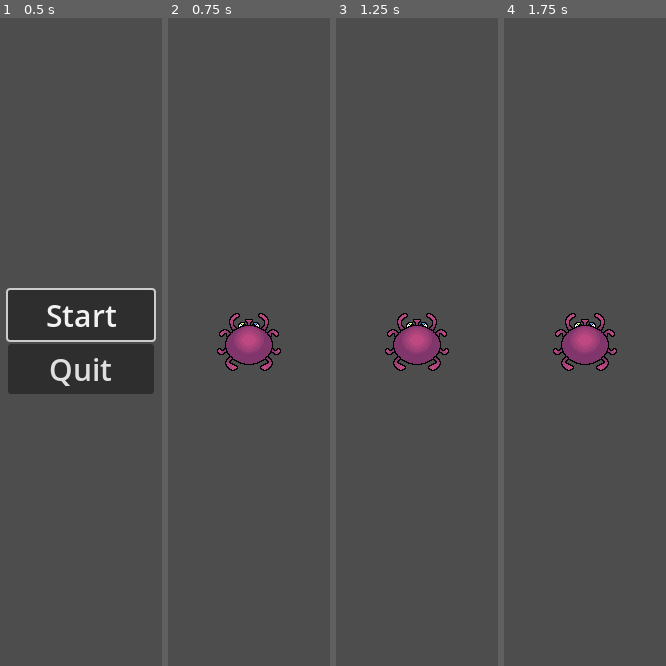
Above: before the commit, frames 1-4 (left to right).
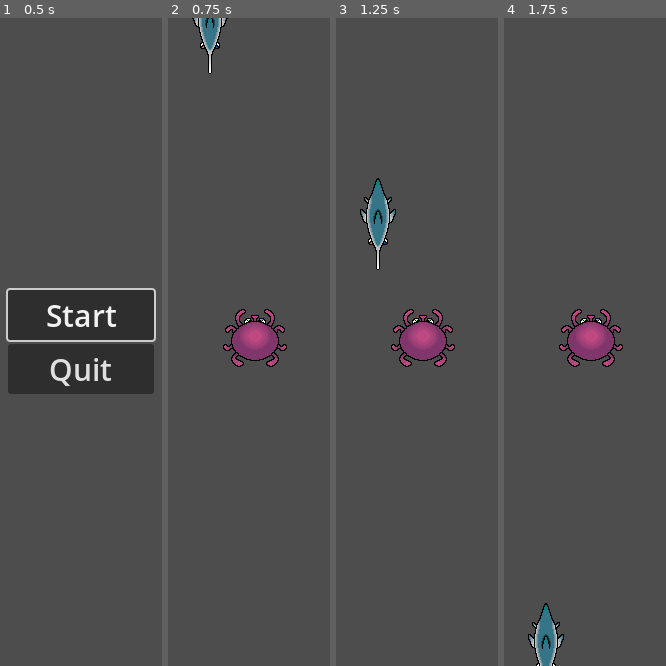
Above: after the commit, the same moments.

Repository: jonael-garcia26/OctoPause
Game: Godot game, scene res://Scenes/menu.tscn
Two runs of this game, one before a commit and one after it. Both use one fixed random seed, a clock stepped at 60 frames per second and the inputs below. Before the commit the project has no main scene; this scene is started directly in both runs.
Inputs:
- Up to frame 1 (0.5 s): no input
- Up to frame 2 (0.75 s): click "Start" at 0.5 s
- Up to frame 3 (1.25 s): no input
- Up to frame 4 (1.75 s): no input

Frame 1 is identical in both runs. In frame 2, 2.7% of the frame differs, in the area x 14-74%, y 0-55%; in frame 3, 3.3%, in the area x 14-74%, y 24-55%; in frame 4, 3.1%.

Commit message:
lo que "bregue"

Diff:
--- a/Killy.tscn
+++ /dev/null
@@ -1,18 +0,0 @@
-[gd_scene load_steps=3 format=3 uid="uid://b85abtbpuw1sq"]
-
-[ext_resource type="Texture2D" uid="uid://cmghkwgy8jely" path="res://Assets/Sprites/Killy Whaley.png" id="1_t4bqg"]
-
-[sub_resource type="CapsuleShape2D" id="CapsuleShape2D_t5wpk"]
-radius = 16.0
-height = 84.0
-
-[node name="Enemy" type="Node2D"]
-
-[node name="Sprite2D" type="Sprite2D" parent="."]
-texture_filter = 1
-texture = ExtResource("1_t4bqg")
-
-[node name="Area2D" type="Area2D" parent="."]
-
-[node name="CollisionShape2D" type="CollisionShape2D" parent="Area2D"]
-shape = SubResource("CapsuleShape2D_t5wpk")
--- /dev/null
+++ b/Scenes/Killy.tscn
@@ -0,0 +1,23 @@
+[gd_scene load_steps=3 format=3 uid="uid://ce3fuy55bbe0l"]
+
+[ext_resource type="Texture2D" uid="uid://cmghkwgy8jely" path="res://Assets/Sprites/Killy Whaley.png" id="1_t4bqg"]
+
+[sub_resource type="CapsuleShape2D" id="CapsuleShape2D_t5wpk"]
+radius = 16.0
+height = 84.0
+
+[node name="Enemy" type="Node2D"]
+
+[node name="RigidBody2D" type="RigidBody2D" parent="."]
+collision_mask = 0
+
+[node name="VisibleOnScreenNotifier2D" type="VisibleOnScreenNotifier2D" parent="RigidBody2D"]
+position = Vector2(0.5, -1.90735e-06)
+scale = Vector2(1.65, 4)
+
+[node name="Sprite2D" type="Sprite2D" parent="RigidBody2D"]
+texture_filter = 1
+texture = ExtResource("1_t4bqg")
+
+[node name="CollisionShape2D" type="CollisionShape2D" parent="RigidBody2D"]
+shape = SubResource("CapsuleShape2D_t5wpk")
--- /dev/null
+++ b/Scenes/Swordy.tscn
@@ -0,0 +1,25 @@
+[gd_scene load_steps=4 format=3 uid="uid://d2wsb3or2oqp2"]
+
+[ext_resource type="Script" path="res://Scripts/swordy.gd" id="1_asa3d"]
+[ext_resource type="Texture2D" uid="uid://df05wgsrkwqgk" path="res://Assets/Sprites/Swordy.png" id="1_pcupr"]
+
+[sub_resource type="CapsuleShape2D" id="CapsuleShape2D_cnx0k"]
+radius = 12.0
+height = 94.0
+
+[node name="Enemy" type="Node2D"]
+script = ExtResource("1_asa3d")
+
+[node name="RigidBody2D" type="RigidBody2D" parent="."]
+collision_mask = 0
+
+[node name="VisibleOnScreenNotifier2D" type="VisibleOnScreenNotifier2D" parent="RigidBody2D"]
+position = Vector2(0.5, 0)
+scale = Vector2(1.65, 4.6)
+
+[node name="Sprite2D" type="Sprite2D" parent="RigidBody2D"]
+texture_filter = 1
+texture = ExtResource("1_pcupr")
+
+[node name="CollisionShape2D" type="CollisionShape2D" parent="RigidBody2D"]
+shape = SubResource("CapsuleShape2D_cnx0k")
--- a/Scenes/main.tscn
+++ b/Scenes/main.tscn
@@ -1,10 +1,32 @@
-[gd_scene load_steps=2 format=3 uid="uid://bg5lb4oalerc5"]
+[gd_scene load_steps=5 format=3 uid="uid://c651xkkwuymva"]
 
-[ext_resource type="PackedScene" uid="uid://b20v1my2wpnvs" path="res://Scenes/player.tscn" id="1_w5njc"]
+[ext_resource type="PackedScene" uid="uid://c2awl4pj3dnt6" path="res://Scenes/player.tscn" id="1_kbfvx"]
+[ext_resource type="Script" path="res://Scripts/main.gd" id="1_st17b"]
+[ext_resource type="PackedScene" uid="uid://d2wsb3or2oqp2" path="res://Scenes/Swordy.tscn" id="3_0fcww"]
+
+[sub_resource type="Curve2D" id="Curve2D_tvcvj"]
+_data = {
+"points": PackedVector2Array(0, 0, 0, 0, -3, -2, 0, 0, 0, 0, 649, -2, 0, 0, 0, 0, 649, 646, 0, 0, 0, 0, -1, 645, 0, 0, 0, 0, -3, -2)
+}
+point_count = 5
 
 [node name="Main" type="Node2D"]
+script = ExtResource("1_st17b")
 
-[node name="Player" parent="." instance=ExtResource("1_w5njc")]
-position = Vector2(324, 324)
+[node name="EnemyTimer" type="Timer" parent="."]
+wait_time = 0.5
 
-[connection signal="body_entered" from="Player" to="Player" method="_on_body_entered"]
+[node name="Player" parent="." instance=ExtResource("1_kbfvx")]
+position = Vector2(330, 320)
+
+[node name="Swordy" parent="." instance=ExtResource("3_0fcww")]
+position = Vector2(285, -2)
+rotation = -3.14159
+
+[node name="Path" type="Path2D" parent="."]
+curve = SubResource("Curve2D_tvcvj")
+
+[node name="Spawn enemies" type="PathFollow2D" parent="Path"]
+position = Vector2(-3, -2)
+
+[connection signal="timeout" from="EnemyTimer" to="." method="_on_enemy_timer_timeout"]
--- a/Scenes/menu.tscn
+++ b/Scenes/menu.tscn
@@ -1,18 +1,14 @@
-[gd_scene load_steps=3 format=3 uid="uid://ng2v52wteqgw"]
+[gd_scene load_steps=2 format=3 uid="uid://ng2v52wteqgw"]
 
-[ext_resource type="Script" path="res://Scripts/start.gd" id="1_80ar1"]
 [ext_resource type="Script" path="res://Scripts/quit.gd" id="1_yorfc"]
 
 [node name="Menu" type="Control"]
 layout_mode = 3
-anchors_preset = 8
-anchor_left = 0.5
-anchor_top = 0.5
-anchor_right = 0.5
-anchor_bottom = 0.5
+anchors_preset = 15
+anchor_right = 1.0
+anchor_bottom = 1.0
 grow_horizontal = 2
 grow_vertical = 2
-size_flags_horizontal = 4
 
 [node name="VBoxContainer" type="VBoxContainer" parent="."]
 layout_mode = 1
@@ -33,7 +29,6 @@
 focus_neighbor_top = NodePath("../Quit")
 theme_override_font_sizes/font_size = 30
 text = "Start"
-script = ExtResource("1_80ar1")
 
 [node name="Quit" type="Button" parent="VBoxContainer"]
 layout_mode = 2
@@ -42,5 +37,5 @@
 text = "Quit"
 script = ExtResource("1_yorfc")
 
-[connection signal="pressed" from="VBoxContainer/Start" to="VBoxContainer/Start" method="_on_pressed"]
+[connection signal="pressed" from="VBoxContainer/Start" to="VBoxContainer/Quit" method="_on_start_pressed"]
 [connection signal="pressed" from="VBoxContainer/Quit" to="VBoxContainer/Quit" method="_on_pressed"]
--- a/Scenes/puffy.tscn
+++ b/Scenes/puffy.tscn
@@ -7,11 +7,16 @@
 
 [node name="Enemy" type="Node2D"]
 
-[node name="Sprite2D" type="Sprite2D" parent="."]
+[node name="RigidBody2D" type="RigidBody2D" parent="."]
+collision_mask = 0
+
+[node name="VisibleOnScreenNotifier2D" type="VisibleOnScreenNotifier2D" parent="RigidBody2D"]
+position = Vector2(1.43051e-06, -0.999999)
+scale = Vector2(2.3, 2.6)
+
+[node name="Sprite2D" type="Sprite2D" parent="RigidBody2D"]
 texture_filter = 1
 texture = ExtResource("1_kaflr")
 
-[node name="Area2D" type="Area2D" parent="."]
-
-[node name="CollisionShape2D" type="CollisionShape2D" parent="Area2D"]
+[node name="CollisionShape2D" type="CollisionShape2D" parent="RigidBody2D"]
 shape = SubResource("CircleShape2D_vxgl6")
--- /dev/null
+++ b/Scripts/main.gd
@@ -0,0 +1,31 @@
+extends Node
+
+@export var mob_scene: PackedScene
+@export var mob_path: Path2D
+@export var mob_spawn_location: PathFollow2D
+var score
+
+
+func _on_enemy_timer_timeout():
+	var mob = mob_scene.instantiate()
+
+	# Choose a random location on Path2D.
+	var mob_spawn_location = $MobPath/MobSpawnLocation
+	mob_spawn_location.progress_ratio = randf()
+
+	# Set the mob's direction perpendicular to the path direction.
+	var direction = mob_spawn_location.rotation + PI / 2
+
+	# Set the mob's position to a random location.
+	mob.position = mob_spawn_location.position
+
+	# Add some randomness to the direction.
+	direction += randf_range(-PI / 4, PI / 4)
+	mob.rotation = direction
+
+	# Choose the velocity for the mob.
+	var velocity = Vector2(randf_range(648, 648), 0.0)
+	mob.linear_velocity = velocity.rotated(direction)
+
+	# Spawn the mob by adding it to the Main scene.
+	add_child(mob)
--- a/Scripts/player.gd
+++ b/Scripts/player.gd
@@ -1,6 +1,6 @@
 extends Area2D
 
-signal hit
+
 # Called when the node enters the scene tree for the first time.
 func _ready() -> void:
 	pass # Replace with function body.
@@ -9,13 +9,3 @@
 # Called every frame. 'delta' is the elapsed time since the previous frame.
 func _process(delta: float) -> void:
 	pass
-
-
-func _on_body_entered(body: Node2D) -> void:
-	hit.emit()
-
-
-func start(pos):
-	position = pos
-	show()
-	$Hitbox.disabled = false
--- a/Scripts/quit.gd
+++ b/Scripts/quit.gd
@@ -11,3 +11,7 @@
 
 func _on_pressed() -> void:
 	get_tree().quit()
+
+
+func _on_start_pressed():
+	get_tree().change_scene_to_file("res://Scenes/main.tscn")
--- /dev/null
+++ b/Scripts/swordy.gd
@@ -0,0 +1,4 @@
+extends Node2D
+
+func _on_visible_on_screen_notifier_2d_screen_exited():
+	queue_free()
--- a/Swordy.tscn
+++ /dev/null
@@ -1,18 +0,0 @@
-[gd_scene load_steps=3 format=3 uid="uid://dsecvq27su35x"]
-
-[ext_resource type="Texture2D" uid="uid://df05wgsrkwqgk" path="res://Assets/Sprites/Swordy.png" id="1_pcupr"]
-
-[sub_resource type="CapsuleShape2D" id="CapsuleShape2D_cnx0k"]
-radius = 12.0
-height = 94.0
-
-[node name="Enemy" type="Node2D"]
-
-[node name="Sprite2D" type="Sprite2D" parent="."]
-texture_filter = 1
-texture = ExtResource("1_pcupr")
-
-[node name="Area2D" type="Area2D" parent="."]
-
-[node name="CollisionShape2D" type="CollisionShape2D" parent="Area2D"]
-shape = SubResource("CapsuleShape2D_cnx0k")
--- a/project.godot
+++ b/project.godot
@@ -11,6 +11,7 @@
 [application]
 
 config/name="GameJamFall2024"
+run/main_scene="res://Scenes/menu.tscn"
 config/features=PackedStringArray("4.3", "GL Compatibility")
 
 [display]
Not shown: 1 places in Scenes/player.tscn that only renumber resources
